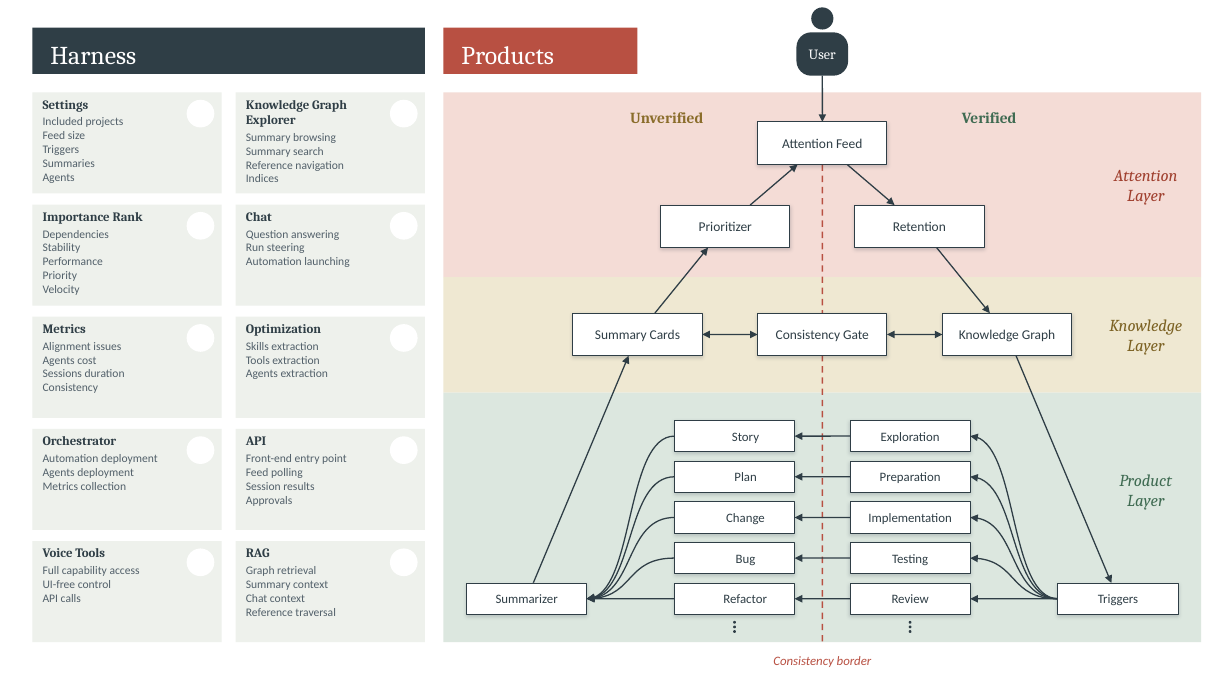
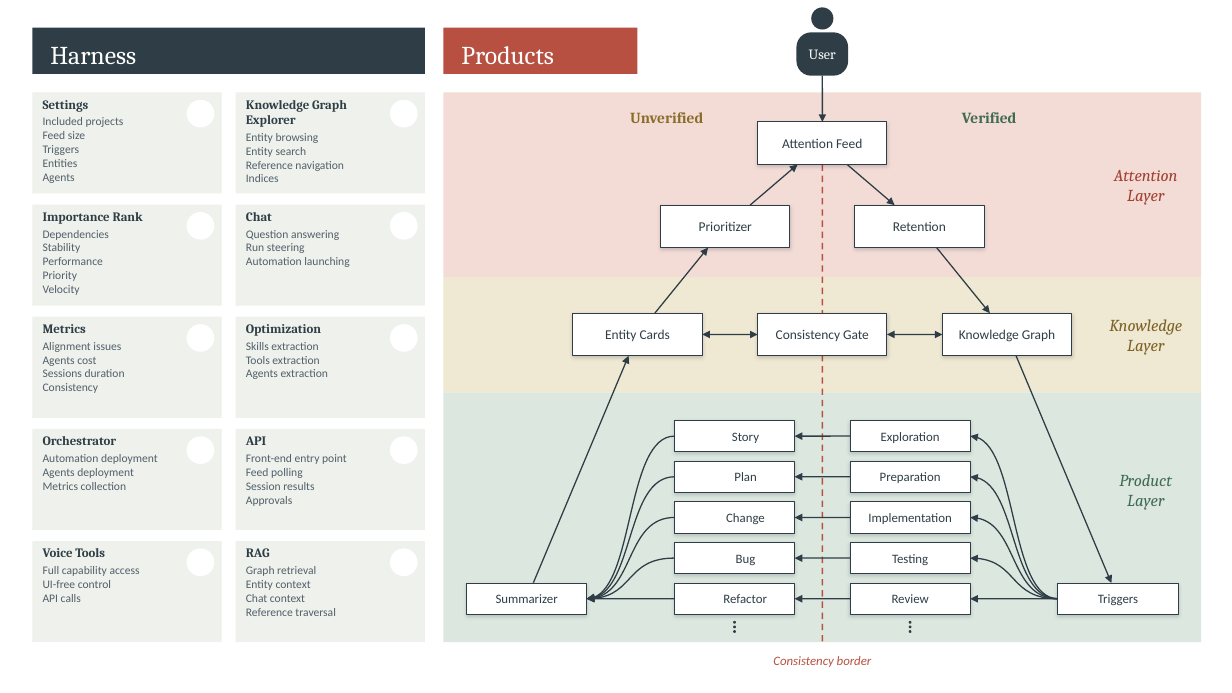
Before and after one commit to Aleksander1111/momentum, a slide deck: slide 1 of harness-diagram.pptx. Drawn at 1232x693 pixels with LibreOffice and Linux fonts; fonts in the diff are those of the drawing; background and template pictures are left out. Boxes give left, top, right and bottom in pixels: in the first picture for what was removed or moved away, otherwise in the second. Text is boxed around its words. In the diff, an @@ line names an element or a change of style, - is before the commit and + after.

```diff
--- a/harness-diagram.pptx
+++ b/harness-diagram.pptx
@@ text at box(246, 133, 319, 157): text changed @@
-Summary browsing
-Summary search
+Entity browsing
+Entity search
@@ text at box(43, 159, 78, 167): text changed @@
-Summaries
+Entities
@@ text in rectangle at box(605, 329, 670, 341): text changed @@
-Summary Cards
+Entity Cards
@@ text at box(246, 580, 311, 590): text changed @@
-Summary context
+Entity context
```
Also in this commit, not shown: 1 other slide changed, 38 other files.
